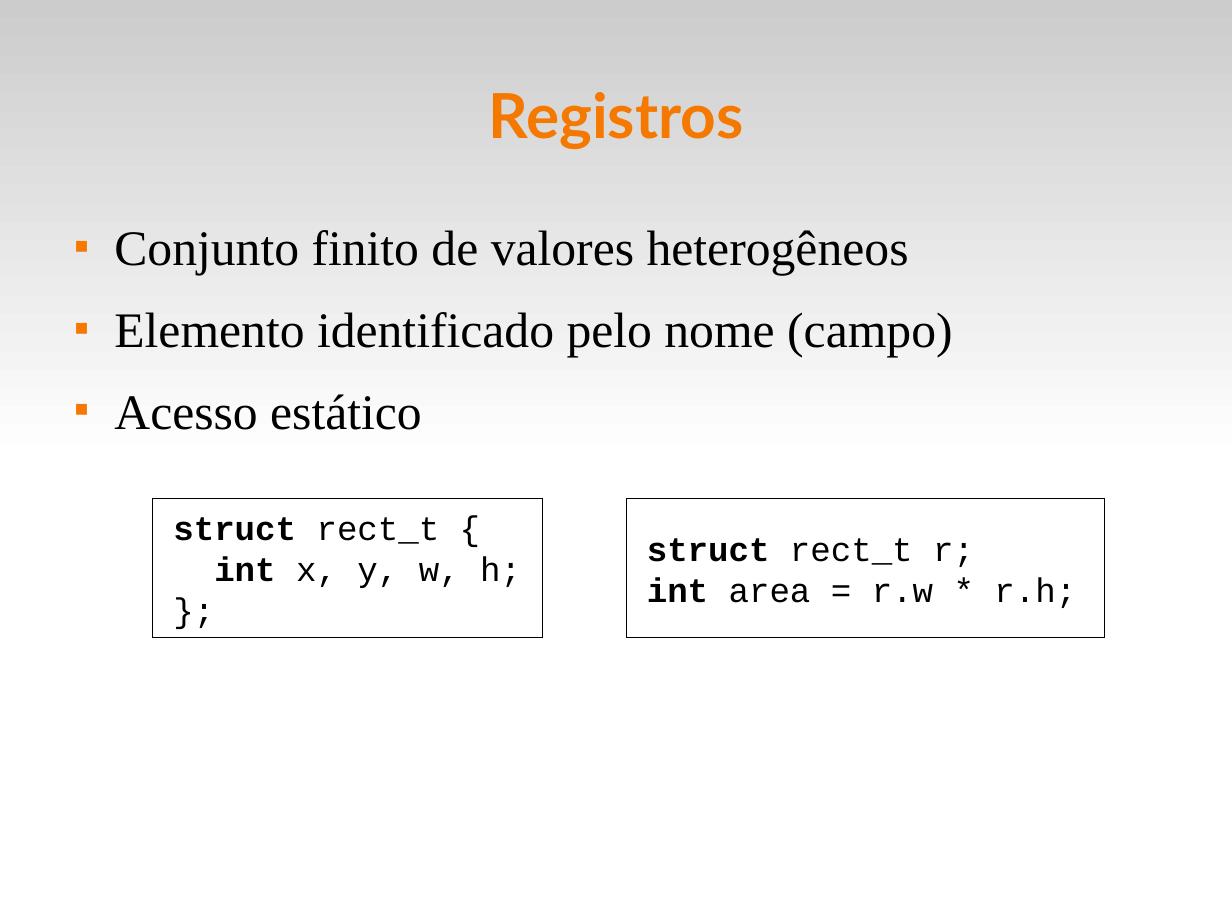
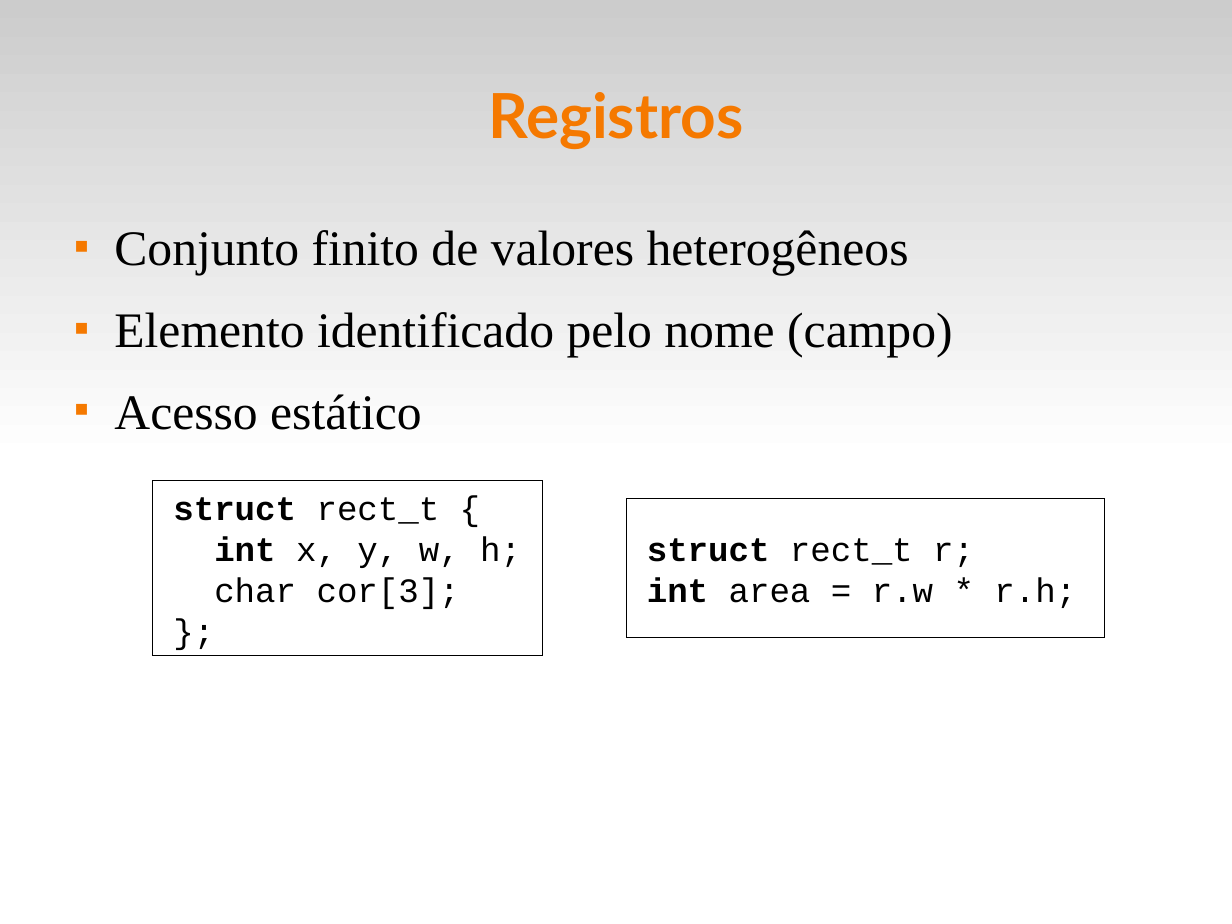
Before and after one commit to fsantanna-uerj/EDL, a slide deck: slide 19 of slides/edl-05-data.odp. Drawn at 1232x924 pixels with LibreOffice and Linux fonts; fonts in the diff are those of the drawing. Boxes give left, top, right and bottom in pixels: in the first picture for what was removed or moved away, otherwise in the second. Text is boxed around its words. In the diff, an @@ line names an element or a change of style, - is before the commit and + after.

```diff
--- a/slides/edl-05-data.odp
+++ b/slides/edl-05-data.odp
@@ rectangle "struct rect_t {": place and size @@
-rectangle "struct rect_t {" at [153,499,543,637]
+rectangle "struct rect_t {" at [153,481,543,655]
@@ text in rectangle at [214,577,460,609]: paragraph added @@
+char cor[3];
```
Also in this commit, not shown: 1 other file.
